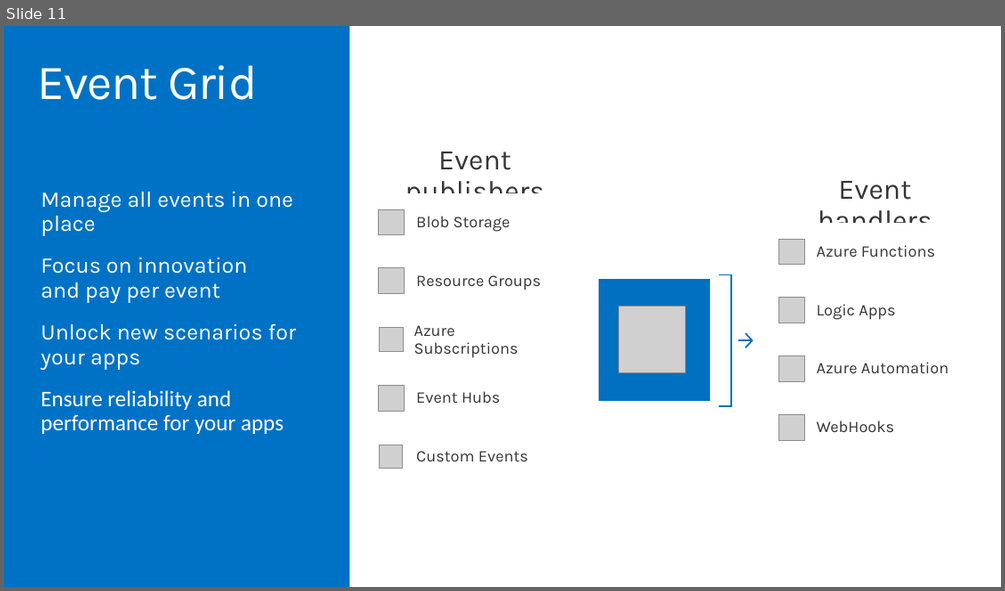
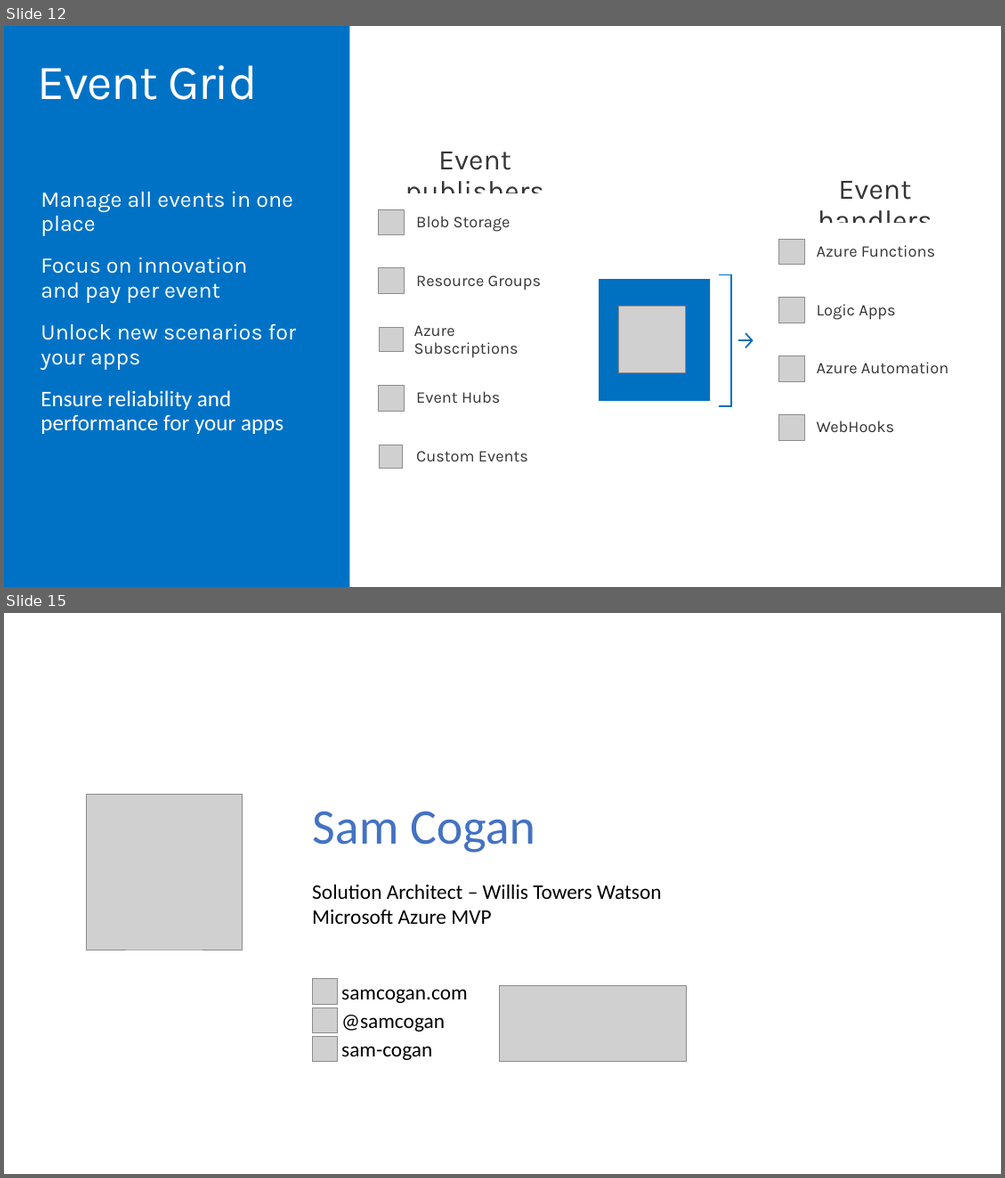
Before and after one commit to sam-cogan/sessions, a slide deck: AzureFunctions/Serverless Development with Microsoft Azure.pptx. Shown one above the other, each under a label of ours: slide 11 before the commit, slides 12 and 15 after it; the slides between them are not shown. The pictures are 1005x591 and 1005x1178 pixels, drawn with LibreOffice and Linux fonts; fonts in the diff are those of the drawing; grey boxes stand for pictures. Boxes give left, top, right and bottom in pixels: in the first picture for what was removed or moved away, otherwise in the second. Text is boxed around its words. In the diff, an @@ line names an element or a change of style, - is before the commit and + after.

```diff
--- a/AzureFunctions/Serverless Development with Microsoft Azure.pptx
+++ b/AzureFunctions/Serverless Development with Microsoft Azure.pptx
@@ slide 15 added at (4,613,1001,1174), background #FFFFFF @@
@@ picture added at (86,794,242,949) @@
@@ text added at (312,811,662,924), 20 pt, text #000000 @@
+Sam Cogan
+Solution Architect – Willis Towers Watson
+Microsoft Azure MVP
@@ picture added at (312,979,338,1004) @@
@@ picture added at (500,985,687,1061) @@
@@ picture added at (312,1007,338,1032) @@
@@ text added at (341,989,468,1003), 20 pt, text #000000 @@
+samcogan.com
@@ picture added at (313,1037,338,1061) @@
@@ text added at (341,1014,445,1031), 20 pt, text #000000 @@
+@samcogan
@@ text added at (341,1046,432,1060), 20 pt, text #000000 @@
+sam-cogan
@@ what was slide 11 is now slide 12 @@
```
Also in this commit, not shown: 2 slides changed, 3 other slides added, 1 other file.
